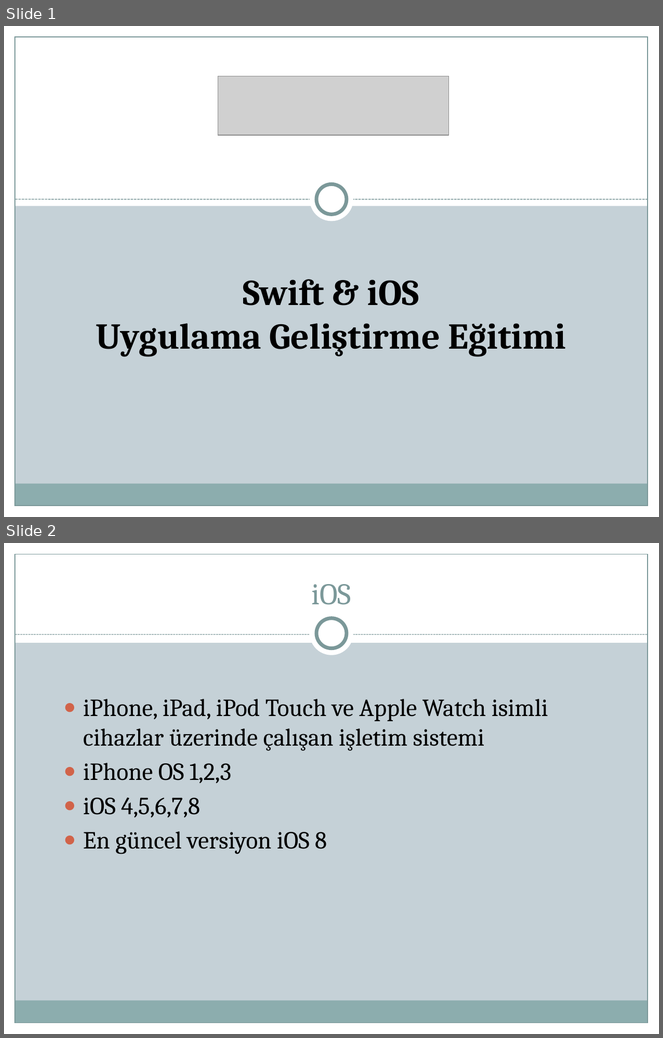
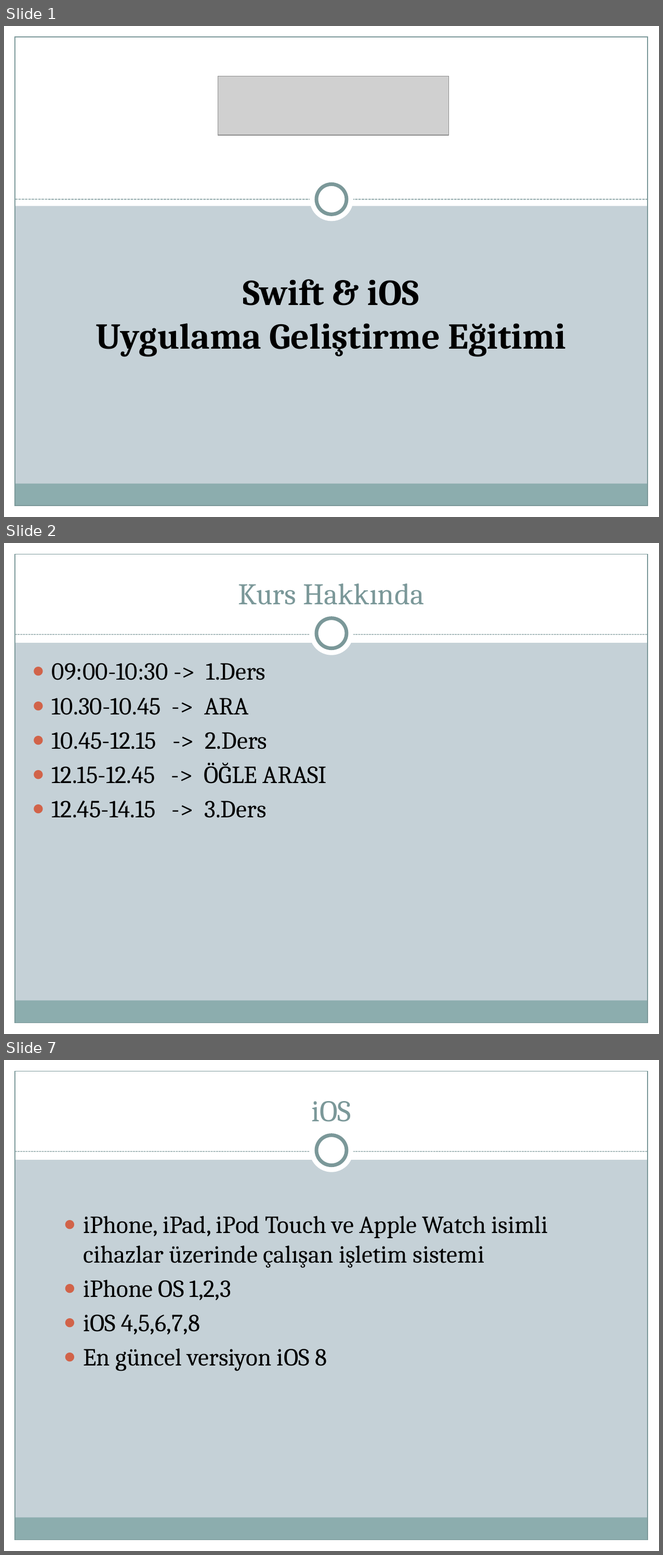
Before and after one commit to suleymancalik/Wissen-Swift, a slide deck: Slides/PPTX/Wissen-Swift-1.pptx. Shown one above the other, each under a label of ours: slides 1 and 2 before the commit, slides 1, 2 and 7 after it; the slides between them are not shown. The pictures are 663x1038 and 663x1555 pixels, drawn with LibreOffice and Linux fonts; fonts in the diff are those of the drawing; grey boxes stand for pictures. Boxes give left, top, right and bottom in pixels: in the first picture for what was removed or moved away, otherwise in the second. Text is boxed around its words. In the diff, an @@ line names an element or a change of style, - is before the commit and + after.

```diff
--- a/Slides/PPTX/Wissen-Swift-1.pptx
+++ b/Slides/PPTX/Wissen-Swift-1.pptx
@@ slide 2 added at box(4, 543, 659, 1034), background #C5D1D7; not listed: 9 template elements that a slide beside it also shows @@
@@ title added at box(239, 584, 424, 605), 33 pt, text #7C999A @@
+Kurs Hakkında
@@ text added at box(52, 663, 327, 818), 27 pt, text #000000 @@
+● 09:00-10:30 -> 1.Ders
+● 10.30-10.45 -> ARA
+● 10.45-12.15 -> 2.Ders
+● 12.15-12.45 -> ÖĞLE ARASI
+● 12.45-14.15 -> 3.Ders
@@ what was slide 2 is now slide 7 @@
```
Also in this commit, not shown: 4 other slides added.
